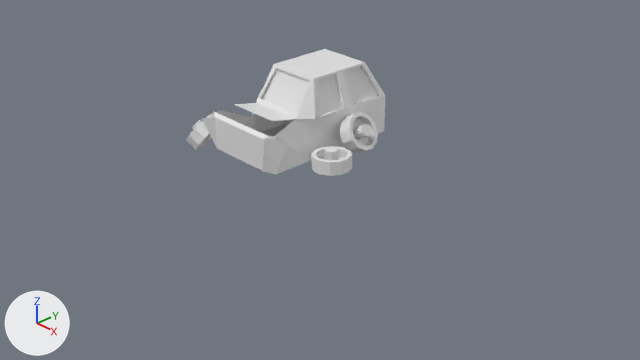
Renders of the Blender file Blender/broken down car.blend from each side of a commit.
Before and after are seen from the file's camera 'Camera'. Lighting does not change. The marker at lower left points along +X, +Y and +Z.
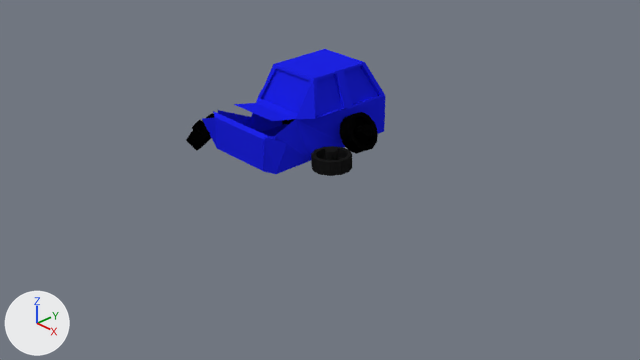
Edits to the bpy script that builds the scene:
```text
Add mat_material_002:
    mat_material_002 = diffuse_material('Material.002')
    mat_material_002.base_color = (0.00103, 0.00103, 0.00103)  # black #030303
Add mat_black:
    mat_black = diffuse_material('black')
    mat_black.base_color = (0.0104, 0.0104, 0.0104)  # black #1a1a1a
Add mat_car:
    mat_car = diffuse_material('car')
    mat_car.base_color = (0.0127, 0.0169, 0.8)  # blue #1e23e7
Change me_cube:
    used by ob_cube; location = (0.0, 0.0, 0.819); scale = (0.516, 0.621, 0.237)
    remove me_cube.from_pydata(...)  # 82 vertices, 72 faces; spans x -1.08..1.27, y -2.19..1.0, z -1.0..2.83
    add me_cube.from_pydata(...)  # 84 vertices, 77 faces; spans x -1.08..1.27, y -2.19..1.0, z -1.0..2.83
    me_cube part 1: 71 faces spanning x -1.08..1.27, y -2.19..1.0, z -1.0..2.83 switch from mat_material (white #e7e7e7) to mat_car (blue #1e23e7)
Change me_cylinder_001:
    where me_cylinder_001.from_pydata(...)  # 72 vertices, 62 faces; spans x -1.0..1.0, y -1.0..1.0, z -1.0..1.68
    add me_cylinder_001.materials.append(mat_black)  # black #1a1a1a
Change me_cylinder_002:
    where me_cylinder_002.from_pydata(...)  # 72 vertices, 62 faces; spans x -1.0..1.0, y -1.0..1.0, z -1.0..1.68
    add me_cylinder_002.materials.append(mat_material_002)  # black #030303
```

Changed parts and their boxes (x1, y1, x2, y2) in the pictures (640 x 360 px):
'Cube', recoloured (white to blue)
    both: (202, 49, 385, 174)
'Cylinder', recoloured (white to black)
    both: (340, 112, 378, 154)
'Cylinder.001', recoloured (white to black)
    both: (311, 146, 352, 176)
'Cylinder.002', recoloured (white to black)
    both: (186, 113, 215, 151)
